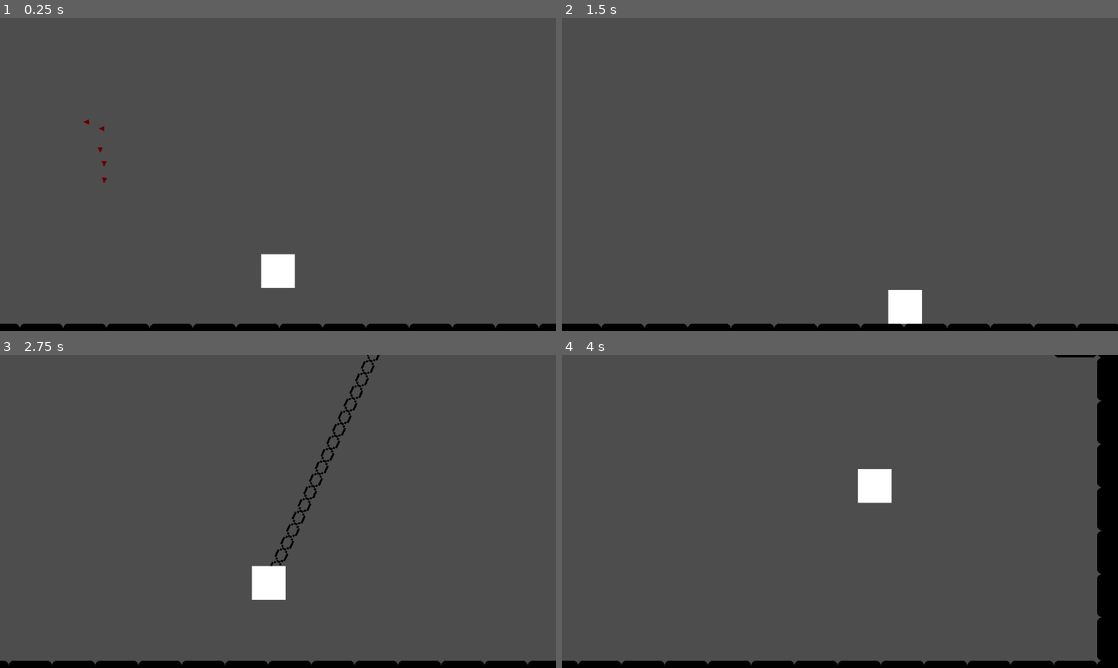
Above: before the commit, frames 1-4 (two rows, left to right).
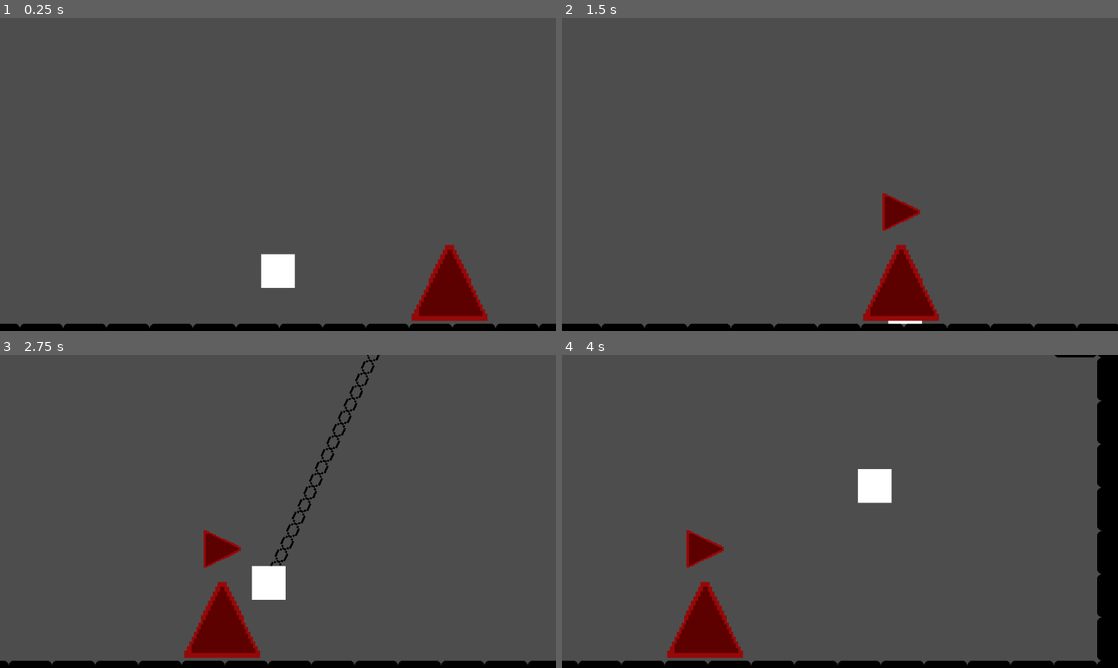
Above: after the commit, the same moments.

Repository: LitheFulminare/Operation-Venulysian
Game: Godot game, scene res://Game scenes/Shredder boss test.tscn
Two runs of this game, one before a commit and one after it. Both use one fixed random seed, a clock stepped at 60 frames per second and the inputs below. This scene is started directly instead of the project's main scene. The engine's default icon, where the game draws it, is replaced by a stand-in: a white triangle on a blue panel in a dark square.
Inputs (mouse positions are in pixels of both pictures, inside the frame that each line leads up to):
- Up to frame 1 (0.25 s): no input
- Up to frame 2 (1.5 s): move the mouse to (962, 158) at 0.52 s; hold D (Right) from 0.53 s (still down); click (962, 158) at 0.6 s; tap W (Up) at 0.77 s; move the mouse to (728, 190) at 1.27 s; tap Shift (Dash) at 1.35 s
- Up to frame 3 (2.75 s): tap W (Up) at 1.52 s; click (166, 527) at 1.55 s; move the mouse to (333, 442) at 2.02 s; release D (Right) at 2.03 s; hold A (Left) from 2.03 s (still down); tap F (Grappling Hook) at 2.1 s; click (333, 442) at 2.3 s
- Up to frame 4 (4 s): move the mouse to (812, 574) at 2.77 s; release A (Left) at 2.78 s; hold D (Right) from 2.78 s (still down); click (812, 574) at 2.85 s; tap W (Up) at 3.02, 3.77 s; move the mouse to (1006, 558) at 3.52 s; click (1006, 558) at 3.6 s

The runs differ from the first frame. In frame 1, 2.0% of the frame differs, in the area x 15-88%, y 32-97%; in frame 2, 2.4%; in frame 3, 2.4%; in frame 4, 2.4%, in the area x 18-33%, y 56-97%.

Commit message:
spawn shredders bug

Diff:
--- /dev/null
+++ b/Operation Venulysian/Enemies/Bosses/Shredder Boss/Shredder Boss.tscn
@@ -0,0 +1,17 @@
+[gd_scene load_steps=3 format=3 uid="uid://c0ofnjratfvgp"]
+
+[ext_resource type="Texture2D" uid="uid://cr3yofclobcpk" path="res://Enemies/Shredder/ShredderSprite.png" id="1_s47nl"]
+[ext_resource type="Script" uid="uid://5br54t2nlxmw" path="res://Enemies/Bosses/Shredder Boss/shredder_boss.gd" id="1_tvo80"]
+
+[node name="ShredderBoss" type="Node2D" node_paths=PackedStringArray("shredder_spawn")]
+texture_filter = 1
+position = Vector2(549, 480)
+scale = Vector2(7, 7)
+script = ExtResource("1_tvo80")
+shredder_spawn = NodePath("Shredder Spawn")
+
+[node name="Sprite2D" type="Sprite2D" parent="."]
+texture = ExtResource("1_s47nl")
+
+[node name="Shredder Spawn" type="Marker2D" parent="."]
+position = Vector2(0, -30)
--- /dev/null
+++ b/Operation Venulysian/Enemies/Bosses/Shredder Boss/shredder_boss.gd
@@ -0,0 +1,21 @@
+class_name ShredderBoss extends Node2D
+
+@export var shredder_spawn: Marker2D
+@export var shredder_count: int = 1
+
+var shredder_scene: PackedScene = preload("res://Enemies/Shredder/Shredder.tscn")
+
+#func _ready() -> void:
+	#spawn_shredders()
+
+func _process(delta: float) -> void:
+	if Input.is_action_just_pressed("Melee"):
+		spawn_shredders()
+
+func spawn_shredders() -> void:
+	for i in shredder_count:
+		var shredder: Shredder = shredder_scene.instantiate()
+		add_child(shredder)
+		shredder.global_position = shredder_spawn.global_position
+		print(shredder.global_position)
+		print(shredder_spawn.global_position)
--- a/Operation Venulysian/Enemies/Shredder/shredder.gd
+++ b/Operation Venulysian/Enemies/Shredder/shredder.gd
@@ -3,7 +3,7 @@
 var rays: Array[RayCast2D]
 var boids_in_sight: Array[Shredder]
 var velocity: Vector2 = Vector2.ZERO
-var speed: float = 7.0
+var speed: float = 7
 var screen_size: Vector2
 var movv: float = 45
 
@@ -29,15 +29,15 @@
 func move() -> void:
 	global_position += velocity
 
-	if global_position.x < 0:
-		global_position.x = screen_size.x
-	if global_position.x > screen_size.x:
-		global_position.x = 0
-
-	if global_position.y < 0:
-		global_position.y = screen_size.y
-	if global_position.y > screen_size.y:
-		global_position.y = 0
+	#if global_position.x < 0:
+		#global_position.x = screen_size.x
+	#if global_position.x > screen_size.x:
+		#global_position.x = 0
+		#
+	#if global_position.y < 0:
+		#global_position.y = screen_size.y
+	#if global_position.y > screen_size.y:
+		#global_position.y = 0
 
 func boids() -> void:
 	if !boids_in_sight:
--- a/Operation Venulysian/Game scenes/Shredder boss test.tscn
+++ b/Operation Venulysian/Game scenes/Shredder boss test.tscn
@@ -3,7 +3,7 @@
 [ext_resource type="Script" uid="uid://pd1girpcnjjj" path="res://Game scenes/prototyping.gd" id="1_u34g7"]
 [ext_resource type="PackedScene" uid="uid://b1vtmnwr2sk4q" path="res://Player/player.tscn" id="2_2aoru"]
 [ext_resource type="Texture2D" uid="uid://c1t3pshnpfysr" path="res://icon.svg" id="3_v2b1u"]
-[ext_resource type="PackedScene" uid="uid://cotatg05vt0u2" path="res://Enemies/Shredder/Shredder.tscn" id="4_vcsju"]
+[ext_resource type="PackedScene" uid="uid://c0ofnjratfvgp" path="res://Enemies/Bosses/Shredder Boss/Shredder Boss.tscn" id="5_2aoru"]
 
 [sub_resource type="TileSetAtlasSource" id="TileSetAtlasSource_vfyey"]
 texture = ExtResource("3_v2b1u")
@@ -36,36 +36,7 @@
 tile_map_data = PackedByteArray("AAAAAAcAAAAAAAAAAAABAAcAAAAAAAAAAAACAAcAAAAAAAAAAAACAAYAAAAAAAAAAAABAAYAAAAAAAAAAAAAAA …(1504 unchanged characters)…
 tile_set = SubResource("TileSet_w2dvv")
 
-[node name="Shredders" type="Node2D" parent="."]
-
-[node name="Shredder" parent="Shredders" instance=ExtResource("4_vcsju")]
-position = Vector2(1600, 237)
-
-[node name="Shredder2" parent="Shredders" instance=ExtResource("4_vcsju")]
-position = Vector2(1549, 208)
-
-[node name="Shredder3" parent="Shredders" instance=ExtResource("4_vcsju")]
-position = Vector2(1632, 185)
-
-[node name="Shredder4" parent="Shredders" instance=ExtResource("4_vcsju")]
-position = Vector2(1666, 236)
-
-[node name="Shredder5" parent="Shredders" instance=ExtResource("4_vcsju")]
-position = Vector2(1632, 279)
-
-[node name="Shredder6" parent="Shredders" instance=ExtResource("4_vcsju")]
-position = Vector2(1555, 276)
-
-[node name="Shredder7" parent="Shredders" instance=ExtResource("4_vcsju")]
-position = Vector2(1481, 247)
-
-[node name="Shredder8" parent="Shredders" instance=ExtResource("4_vcsju")]
-position = Vector2(1695, 284)
-
-[node name="Shredder9" parent="Shredders" instance=ExtResource("4_vcsju")]
-position = Vector2(1724, 235)
-
-[node name="Shredder10" parent="Shredders" instance=ExtResource("4_vcsju")]
-position = Vector2(1698, 184)
+[node name="ShredderBoss" parent="." instance=ExtResource("5_2aoru")]
+position = Vector2(2168, 648)
 
 [editable path="Player"]
Not shown, added: Operation Venulysian/Enemies/Bosses/Shredder Boss/shredder_boss.gd.uid
